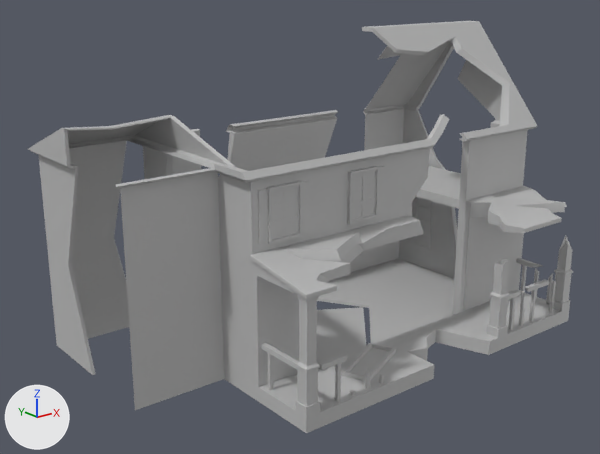
An edit to the FBX model Models/Buildings/SM_Ruins_Suburb_Building2_High.fbx, drawn before and after from the same camera.
One viewpoint serves both versions: a camera (50 mm lens) standing at (-19.11, -18.5, 9.37) and looking at (-6.47, -2.7, 3.06). Lighting does not change. The marker at lower left points along +X, +Y and +Z. The picture after the commit comes second. Where no turn or scale is listed for an object, it has been applied to the vertices. Vertices at exactly the same position are counted once.

Objects in the first picture: 'SM_Ruins_Suburb_Building2_High'.
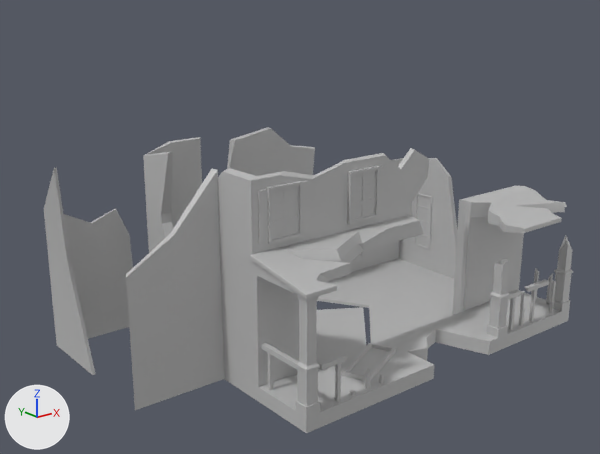
Changed parts and their boxes (x1, y1, x2, y2) in the pictures (600 x 454 px):
'SM_Ruins_Suburb_Building2_High', reshaped (26% shorter): before (28, 21, 573, 433); after (44, 127, 573, 433)
part 1 of me_mesh, deleted: before (416, 166, 461, 209)
part 2 of me_mesh, deleted: before (516, 258, 543, 267)
part 3 of me_mesh, deleted: before (520, 265, 527, 295)
part 4 of me_mesh, cut back: before (28, 21, 537, 411); after (44, 127, 430, 410)

Diff of the bpy script that builds the scene:
```diff
--- a/Models/Buildings/SM_Ruins_Suburb_Building2_High.fbx.py
+++ b/Models/Buildings/SM_Ruins_Suburb_Building2_High.fbx.py
@@ me_mesh @@
 # used by ob_sm_ruins_suburb_building2_high; location = (0.0, 0.0, 0.0)
-me_mesh.from_pydata(...)  # 2070 vertices, 1824 faces; spans x -11.91..0.24, y -6.58..1.03, z 0.0..7.88
+me_mesh.from_pydata(...)  # 1731 vertices, 1486 faces; spans x -12.11..0.06, y -6.58..0.84, z 0.0..5.15
+# me_mesh part 1: the loose piece of 8 vertices spanning x -2.54..-0.2, y -4.53..-0.06, z 3.25..3.49 is deleted
+# me_mesh part 2: the loose piece of 8 vertices spanning x -0.25..-0.13, y -5.67..-4.78, z 1.29..1.41 is deleted
+# me_mesh part 3: the loose piece of 8 vertices spanning x -0.23..-0.14, y -5.12..-5.03, z 0.37..1.3 is deleted
+# me_mesh part 4: 20 vertices moved from x -11.72..-4.68, y -4.66..0.84, z 2.55..5.15 to x -11.72..-4.68, y -4.66..0.84, z 2.55..4.92; 331 vertices removed from x -11.91..0.24, y -5.22..1.03, z 0.0..7.88; 16 vertices added at x -12.11..-3.76, y -4.66..0.84, z 0.0..5.13
 me_mesh.materials.append(mat_lambert10)
```
